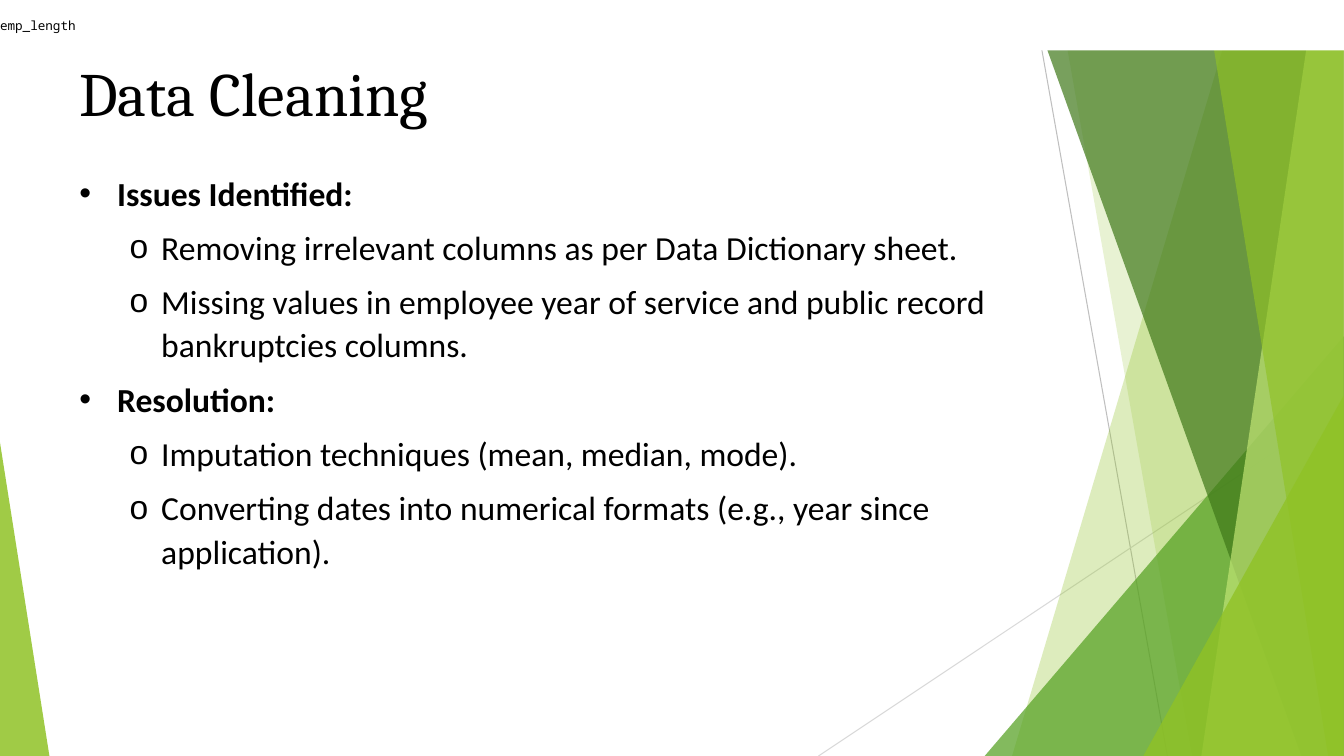
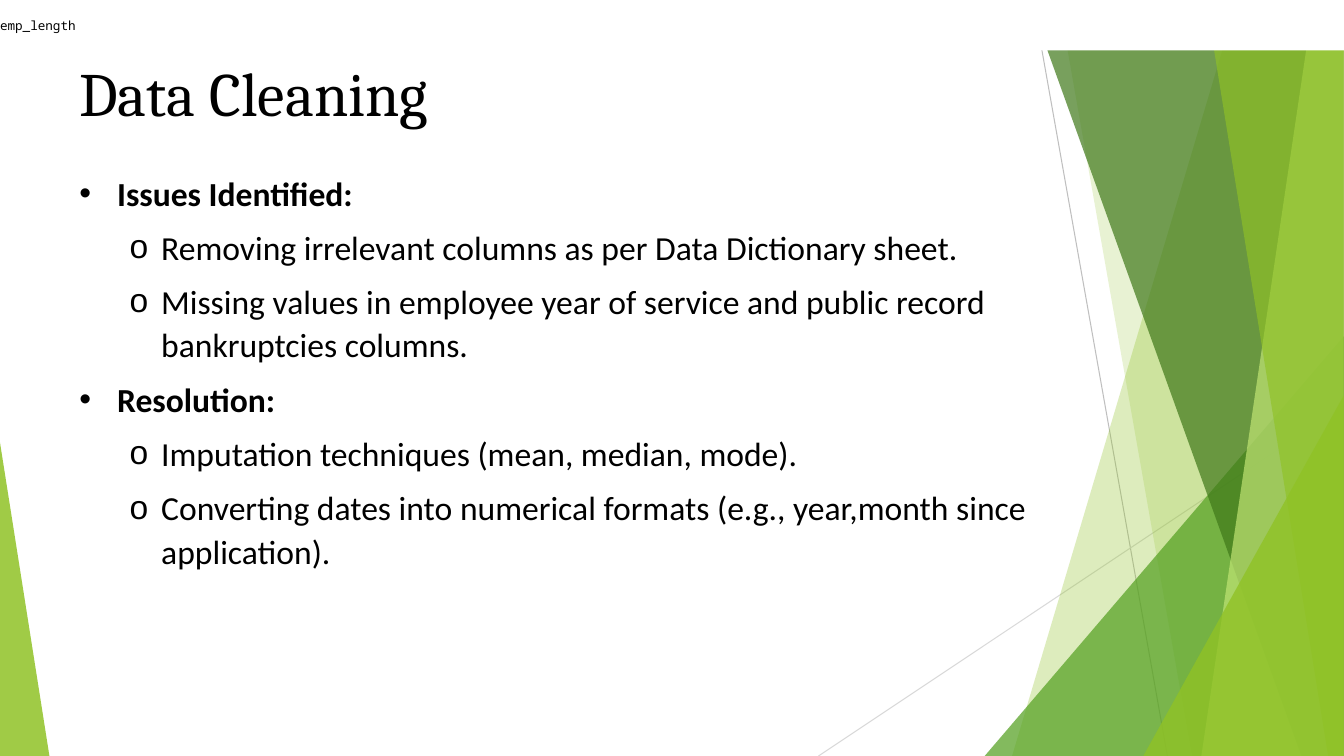
Before and after one commit to VishalVema/lendingclubcasestudy, a slide deck: slide 4 of EDA Case Study.pptx. Drawn at 1344x756 pixels with LibreOffice and Linux fonts; fonts in the diff are those of the drawing. Boxes give left, top, right and bottom in pixels: in the first picture for what was removed or moved away, otherwise in the second. Text is boxed around its words. In the diff, an @@ line names an element or a change of style, - is before the commit and + after.

```diff
--- a/EDA Case Study.pptx
+++ b/EDA Case Study.pptx
@@ text at <box>161,495,1025,570</box>: text changed @@
-  o Converting dates into numerical formats (e.g., year since application).
+  o Converting dates into numerical formats (e.g., year,month since application).
```
Also in this commit, not shown: 5 other slides changed, 2 other files.
